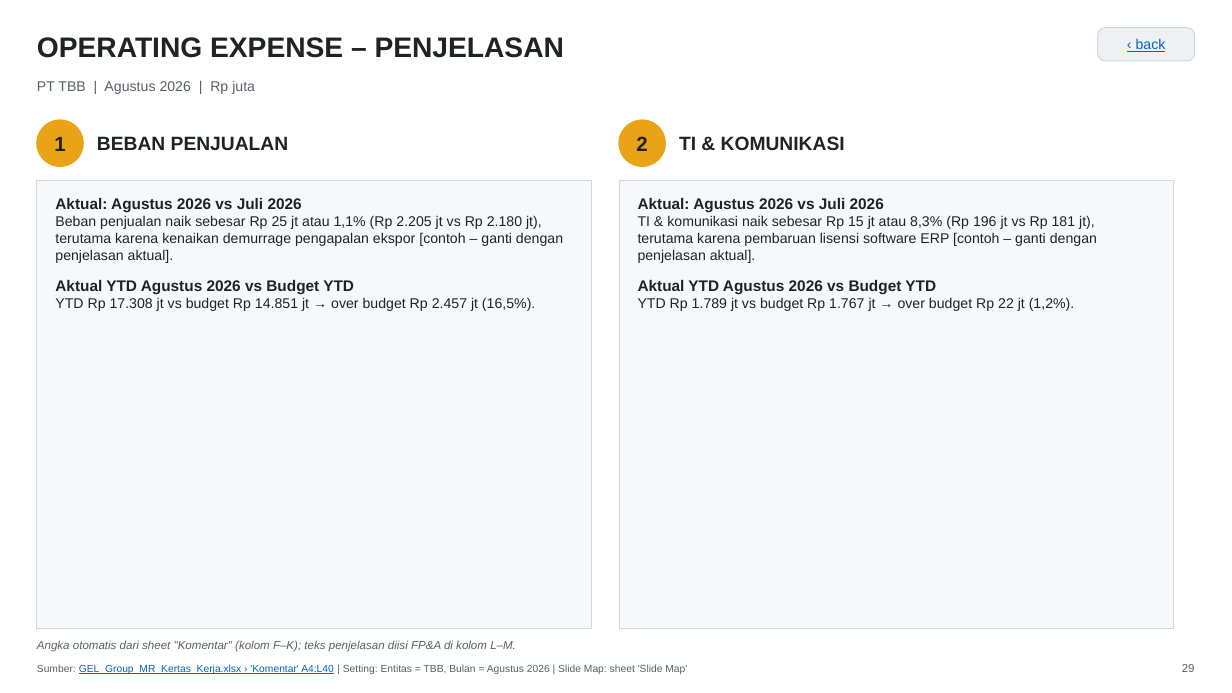
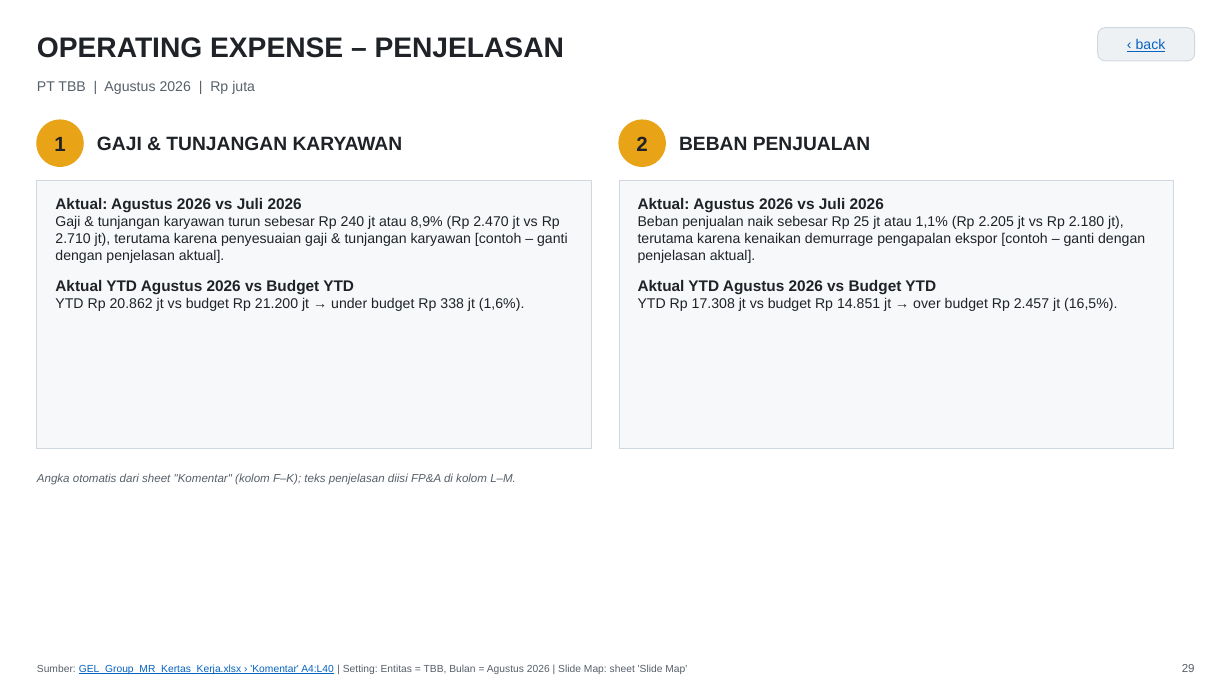
Before and after one commit to Riana-2106/Riana-NextGen-Builders-Final-Project, a slide deck: slide 29 of docs/fpa-global-energy-group/gel-group-management-report/GEL_Group_Management_Report.pptx. Drawn at 1232x693 pixels with LibreOffice and Linux fonts; fonts in the diff are those of the drawing. Boxes give left, top, right and bottom in pixels: in the first picture for what was removed or moved away, otherwise in the second. Text is boxed around its words. In the diff, an @@ line names an element or a change of style, - is before the commit and + after.

```diff
--- a/docs/fpa-global-energy-group/gel-group-management-report/GEL_Group_Management_Report.pptx
+++ b/docs/fpa-global-energy-group/gel-group-management-report/GEL_Group_Management_Report.pptx
@@ text at (x1=97, y1=136, x2=403, y2=150): text changed @@
-BEBAN PENJUALAN
+GAJI & TUNJANGAN KARYAWAN
@@ text at (x1=679, y1=136, x2=871, y2=150): text changed @@
-TI & KOMUNIKASI
+BEBAN PENJUALAN
@@ rectangle resized from (x1=37, y1=180, x2=592, y2=628) to (x1=37, y1=180, x2=592, y2=448) @@
@@ rectangle resized from (x1=619, y1=180, x2=1174, y2=628) to (x1=619, y1=180, x2=1174, y2=448) @@
@@ text at (x1=55, y1=215, x2=568, y2=263): text changed @@
-Beban penjualan naik sebesar Rp 25 jt atau 1,1% (Rp 2.205 jt vs Rp 2.180 jt), terutama karena kenaikan demurrage pengapalan ekspor [contoh – ganti dengan penjelasan aktual].
+Gaji & tunjangan karyawan turun sebesar Rp 240 jt atau 8,9% (Rp 2.470 jt vs Rp 2.710 jt), terutama karena penyesuaian gaji & tunjangan karyawan [contoh – ganti dengan penjelasan aktual].
@@ text at (x1=638, y1=215, x2=1145, y2=263): text changed @@
-TI & komunikasi naik sebesar Rp 15 jt atau 8,3% (Rp 196 jt vs Rp 181 jt), terutama karena pembaruan lisensi software ERP [contoh – ganti dengan penjelasan aktual].
+Beban penjualan naik sebesar Rp 25 jt atau 1,1% (Rp 2.205 jt vs Rp 2.180 jt), terutama karena kenaikan demurrage pengapalan ekspor [contoh – ganti dengan penjelasan aktual].
@@ text at (x1=55, y1=297, x2=525, y2=311): text changed @@
-YTD Rp 17.308 jt vs budget Rp 14.851 jt → over budget Rp 2.457 jt (16,5%).
+YTD Rp 20.862 jt vs budget Rp 21.200 jt → under budget Rp 338 jt (1,6%).
@@ text at (x1=638, y1=297, x2=1117, y2=311): text changed @@
-YTD Rp 1.789 jt vs budget Rp 1.767 jt → over budget Rp 22 jt (1,2%).
+YTD Rp 17.308 jt vs budget Rp 14.851 jt → over budget Rp 2.457 jt (16,5%).
@@ text "Angka otomatis dari sheet "Komentar" ..." moved from (x1=37, y1=640, x2=516, y2=652) to (x1=37, y1=473, x2=516, y2=485) @@
```
Also in this commit, not shown: 30 other slides changed, 1 slide added, 1 other file.
